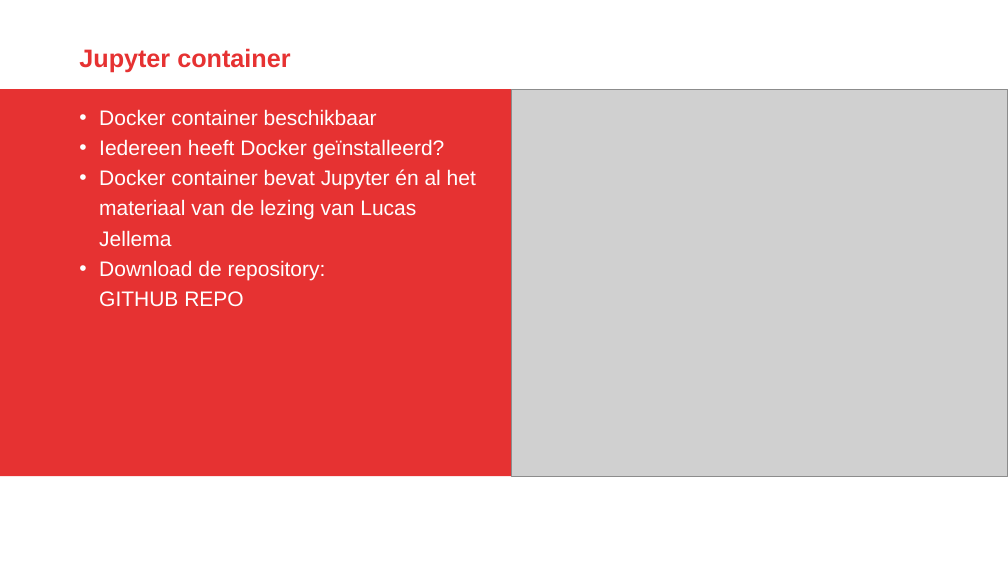
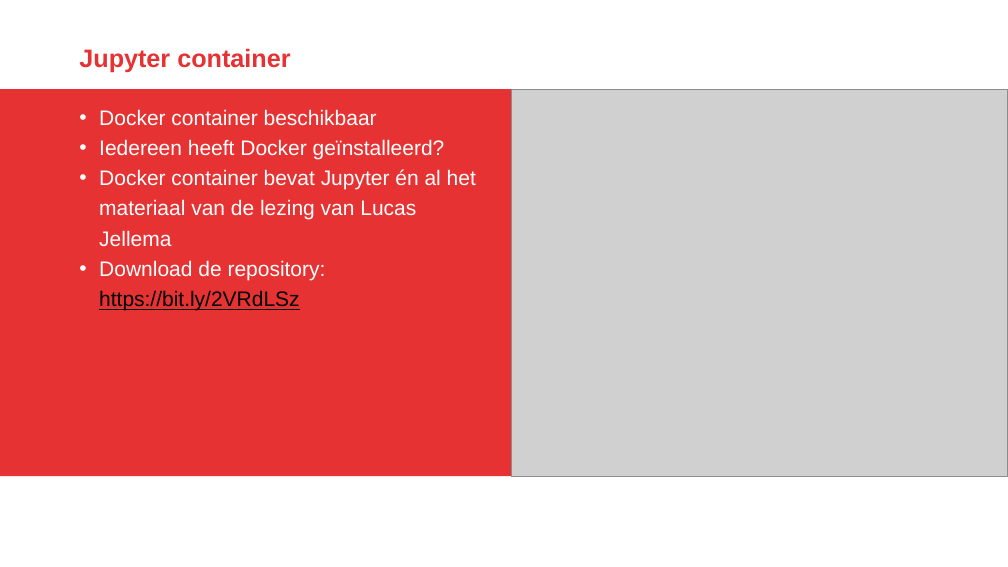
Before and after one commit to AMIS-Services/sig-mlchallenge, a slide deck: slide 5 of validation_and_random_forests.pptx. Drawn at 1008x567 pixels with LibreOffice and Linux fonts; fonts in the diff are those of the drawing; grey boxes stand for pictures; background and template pictures are left out. Boxes give left, top, right and bottom in pixels: in the first picture for what was removed or moved away, otherwise in the second. Text is boxed around its words. In the diff, an @@ line names an element or a change of style, - is before the commit and + after.

```diff
--- a/validation_and_random_forests.pptx
+++ b/validation_and_random_forests.pptx
@@ text at (99,290,299,311): text changed; text colour #FFFFFF to #000000 @@
-  GITHUB REPO
+  https://bit.ly/2VRdLSz
```
Also in this commit, not shown: 8 other slides changed, 3 slides added, 1 slide removed, 1 other file.
